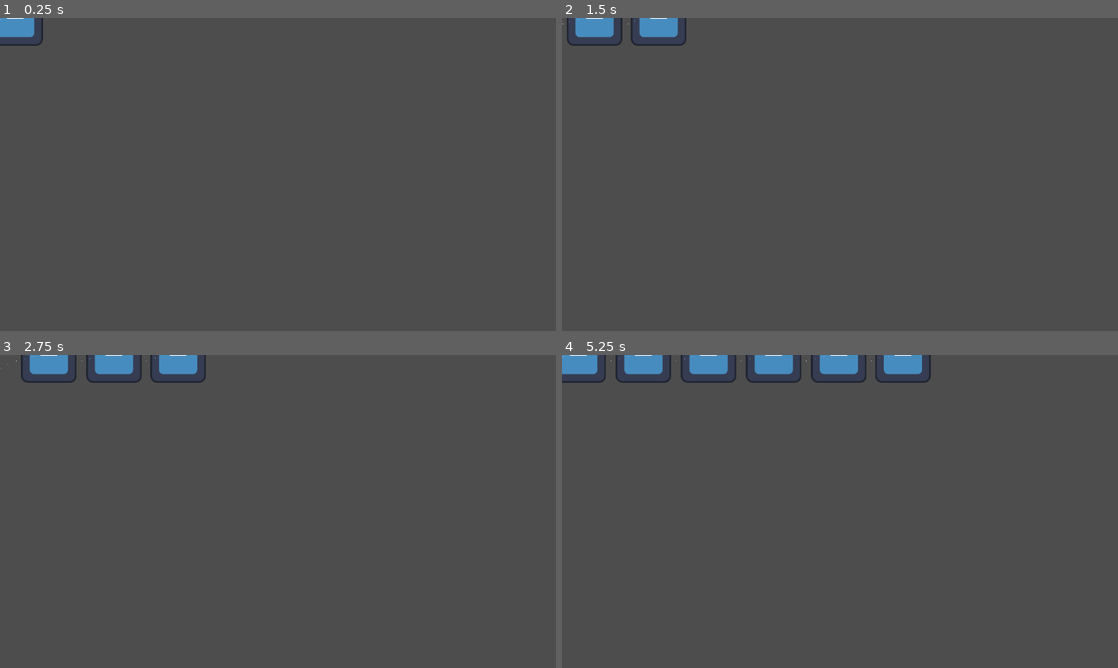
Above: before the commit, frames 1-4 (two rows, left to right).
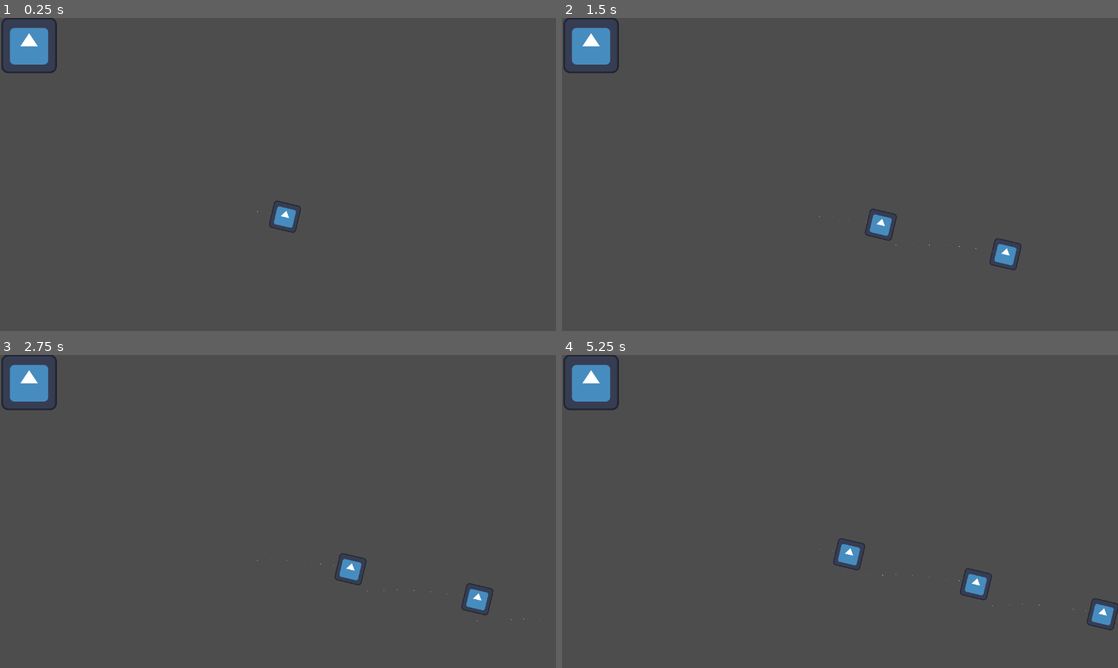
Above: after the commit, the same moments.

Repository: ozwi14/Wizard-Brawler
Game: Godot game, scene res://Levels/Andrew Test Level.tscn
The game is run twice, just before and just after one commit, with the same random seed, the same clock (stepped at 60 frames per second) and the same inputs. The engine's default icon, where the game draws it, is replaced by a stand-in: a white triangle on a blue panel in a dark square.
Inputs:
- Up to frame 1 (0.25 s): no input
- Up to frame 2 (1.5 s): no input
- Up to frame 3 (2.75 s): no input
- Up to frame 4 (5.25 s): no input

The runs differ from the first frame. In frame 1, 1.4% of the frame differs, in the area x 0-55%, y 0-69%; in frame 2, 2.2%; in frame 3, 2.9%; in frame 4, 4.7%, in the area x 0-100%, y 0-88%.

Commit message:
spell rotation
Added spell spawn rotator and corrected spell movement to be rotated based on spawn

Diff:
--- a/Levels/Andrew Test Level.tscn
+++ b/Levels/Andrew Test Level.tscn
@@ -1,8 +1,14 @@
 [gd_scene format=3 uid="uid://ct1hkm12qc3ya"]
 
 [ext_resource type="PackedScene" uid="uid://d3fssig5r8xou" path="res://Spells/Spell Scenes/test_spell_spawner.tscn" id="1_s41d2"]
+[ext_resource type="Texture2D" uid="uid://ho1rrct4vals" path="res://icon.svg" id="2_predw"]
 
 [node name="Andrew Test Level" type="Node2D" unique_id=92019870]
 
 [node name="Test Spell Spawner" parent="." unique_id=288123730 instance=ExtResource("1_s41d2")]
-position = Vector2(42, 31)
+position = Vector2(588, 441)
+rotation = 0.23212878
+
+[node name="Icon" type="Sprite2D" parent="." unique_id=300803745]
+position = Vector2(67, 63)
+texture = ExtResource("2_predw")
--- a/Spells/Spell Code/spell.gd
+++ b/Spells/Spell Code/spell.gd
@@ -1,15 +1,15 @@
 class_name Spell extends CharacterBody2D
 
-@export var direction : Vector2
-const SPEED = 30.0
+var direction : Vector2
+const SPEED = 300.0
 
 #func _init(dir : Vector2) -> void:
 	#direction = dir
 
 func _ready() -> void:
 	#
-	velocity = direction * SPEED
+	velocity = transform.x * SPEED
 
 func _physics_process(delta: float) -> void:
-	velocity = direction * SPEED
+	velocity = transform.x * SPEED
 	move_and_slide()
--- a/Spells/Spell Code/spell_spawner.gd
+++ b/Spells/Spell Code/spell_spawner.gd
@@ -11,6 +11,9 @@
 		return
 	var subspell = child_spell.instantiate()
 	get_parent().add_child(subspell)
+	subspell.global_position = global_position
+	subspell.global_rotation = global_rotation
+
 
 # Called every frame. 'delta' is the elapsed time since the previous frame.
 func _process(delta: float) -> void:
--- a/Spells/Spell Code/test_spell_spawner.gd
+++ b/Spells/Spell Code/test_spell_spawner.gd
@@ -1,6 +1,7 @@
 extends Node2D
 
 @export var child_spell : PackedScene
+@export var direction : Vector2
 # Called when the node enters the scene tree for the first time.
 func _ready() -> void:
 	call_deferred("spawn_children")
@@ -10,6 +11,8 @@
 	if child_spell == null :
 		return
 	var subspell = child_spell.instantiate()
+	subspell.global_position = global_position
+	subspell.global_rotation = global_rotation
 	get_parent().add_child(subspell)
 
 # Called every frame. 'delta' is the elapsed time since the previous frame.
--- a/Spells/Spell Scenes/Spell.tscn
+++ b/Spells/Spell Scenes/Spell.tscn
@@ -11,9 +11,9 @@
 
 [node name="Spell" type="CharacterBody2D" unique_id=1082149160]
 script = ExtResource("1_poaw0")
-direction = Vector2(5, 0)
 
 [node name="Sprite2D" type="Sprite2D" parent="." unique_id=1399607380]
+scale = Vector2(0.5, 0.5)
 texture = ExtResource("2_8qyhb")
 
 [node name="Rectangle Collider" type="CollisionShape2D" parent="." unique_id=352763157]
--- a/Spells/Spell Scenes/test_spell_spawner.tscn
+++ b/Spells/Spell Scenes/test_spell_spawner.tscn
@@ -10,4 +10,8 @@
 [node name="Timer" type="Timer" parent="." unique_id=542351924]
 autostart = true
 
+[node name="Marker2D" type="Marker2D" parent="." unique_id=409502095]
+position = Vector2(100, 0)
+gizmo_extents = 45.1
+
 [connection signal="timeout" from="Timer" to="." method="_on_timer_timeout"]
